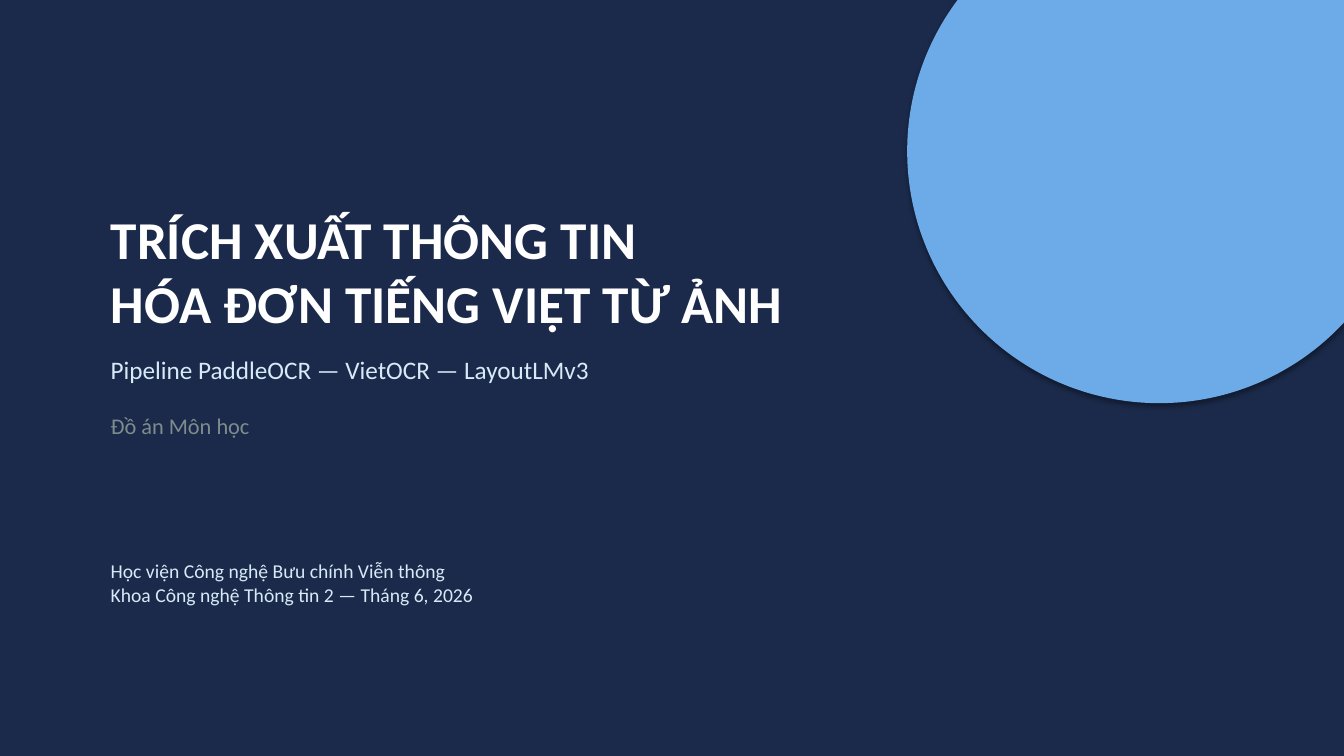
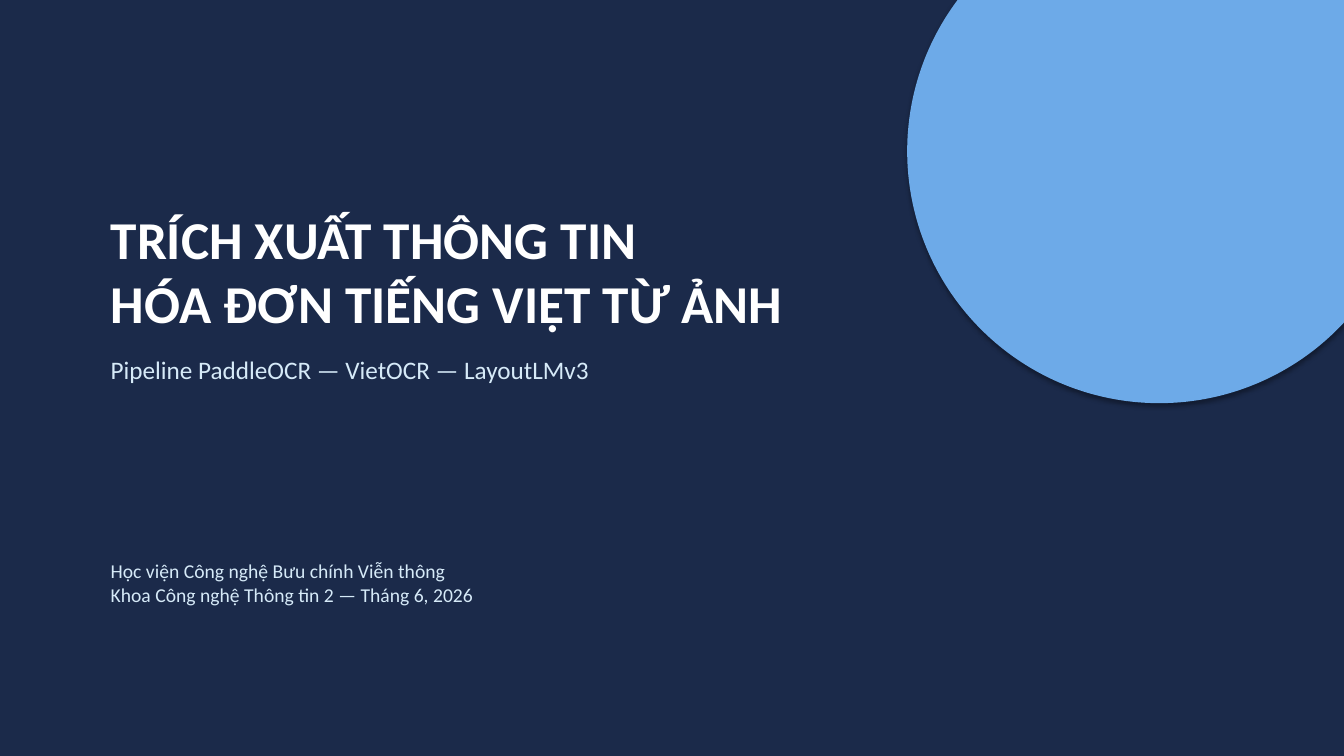
Before and after one commit to simasangggg/smartvn-report, a slide deck: slide 1 of slides/OCR-Presentation.pptx. Drawn at 1344x756 pixels with LibreOffice and Linux fonts; fonts in the diff are those of the drawing. Boxes give left, top, right and bottom in pixels: in the first picture for what was removed or moved away, otherwise in the second. Text is boxed around its words. In the diff, an @@ line names an element or a change of style, - is before the commit and + after.

```diff
--- a/slides/OCR-Presentation.pptx
+++ b/slides/OCR-Presentation.pptx
@@ text at [111,417,250,438]: paragraph removed @@
-Đồ án Môn học
```
Also in this commit, not shown: 20 other slides changed, 8 slides removed, 6 other files.
